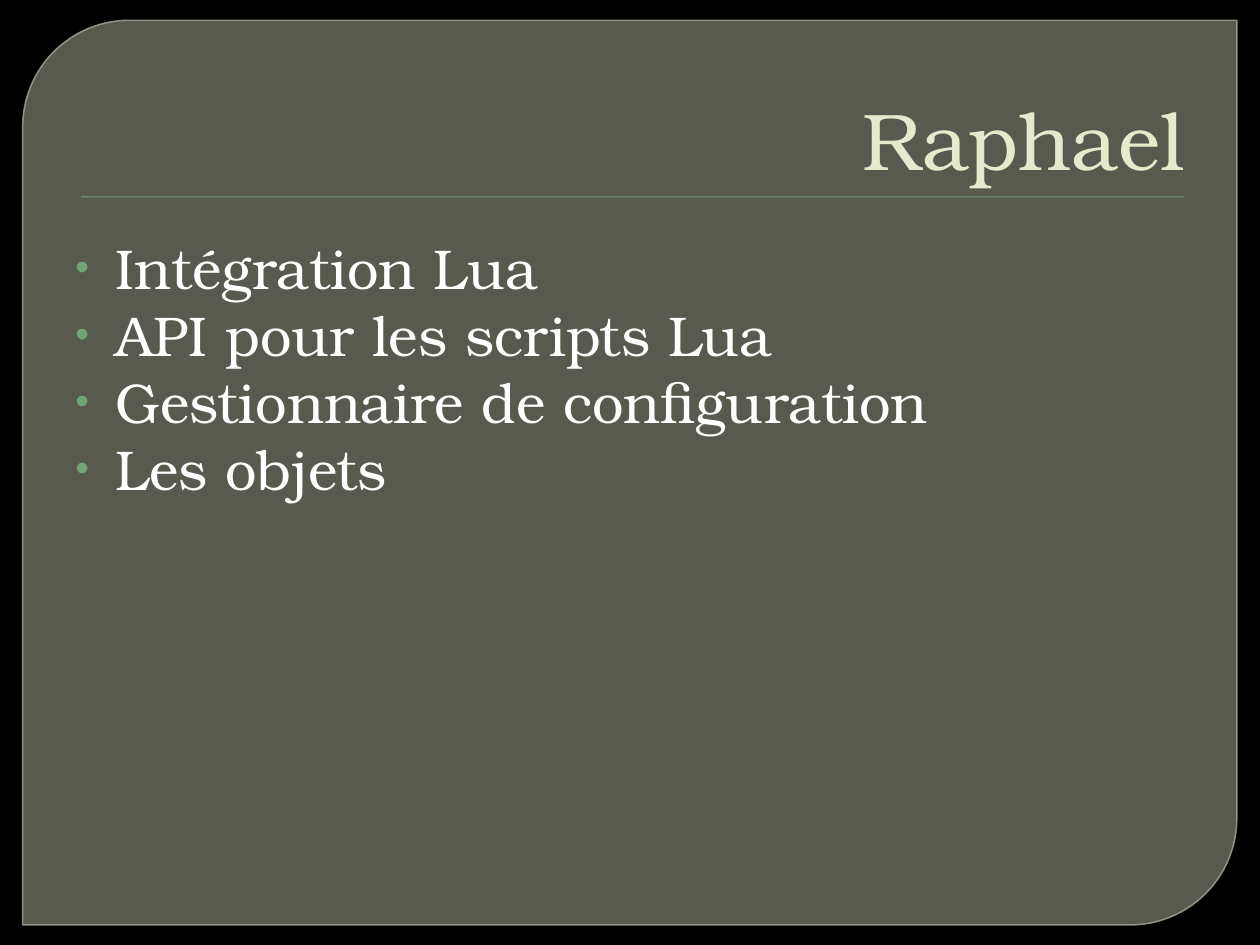
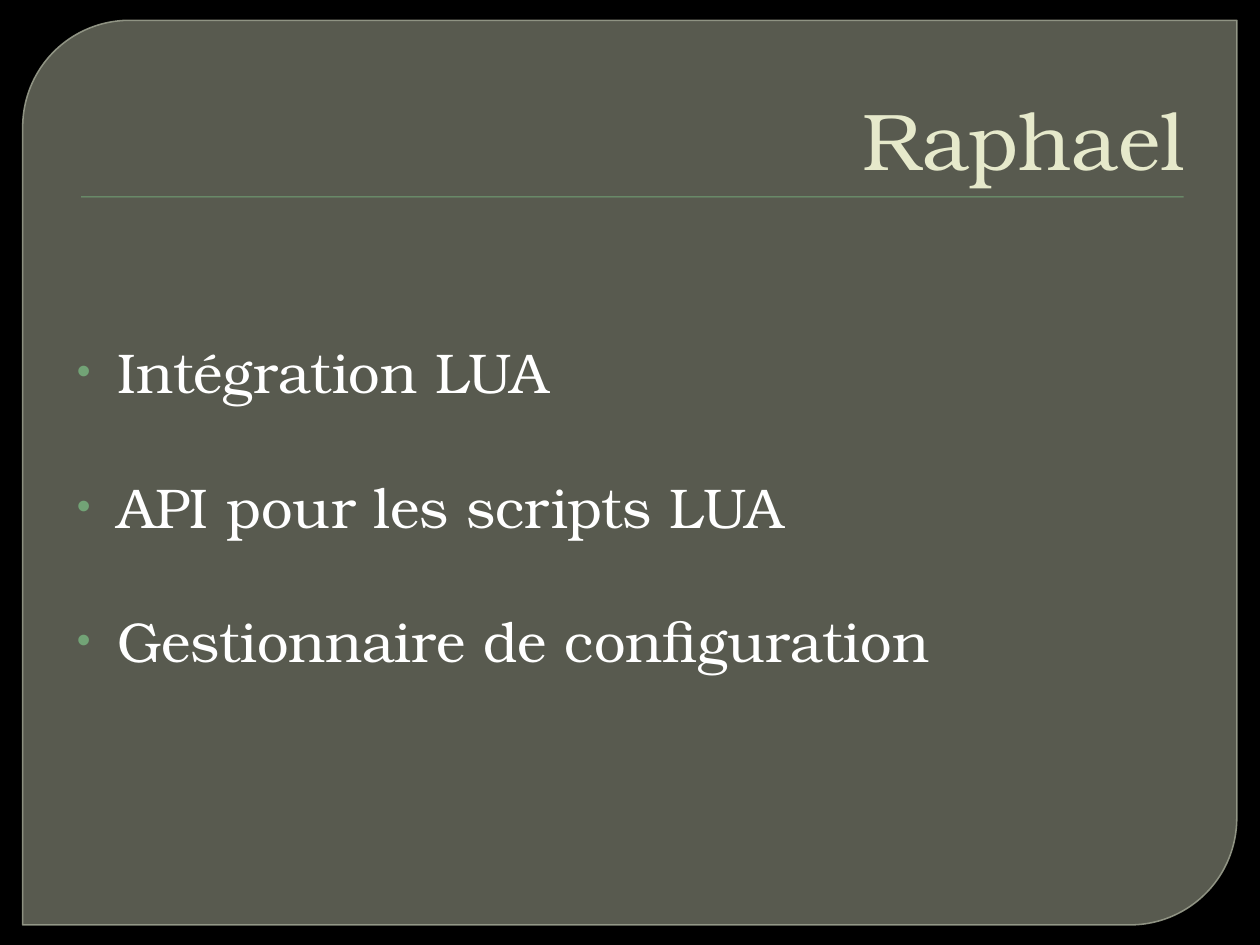
Before and after one commit to Raphy/bomberman, a slide deck: slide 22 of Bomberman - Présentation.pptx. Drawn at 1260x945 pixels with LibreOffice and Linux fonts; fonts in the diff are those of the drawing; background and template pictures are left out. Boxes give left, top, right and bottom in pixels: in the first picture for what was removed or moved away, otherwise in the second. Text is boxed around its words. In the diff, an @@ line names an element or a change of style, - is before the commit and + after.

```diff
--- a/Bomberman - Présentation.pptx
+++ b/Bomberman - Présentation.pptx
@@ text "Intégration LUA": place and size @@
-text "Intégration LUA" at [116, 250, 928, 504]
+text "Intégration LUA" at [117, 354, 929, 676]
@@ text at [117, 354, 784, 541]: text changed @@
-• Intégration Lua
-• API pour les scripts Lua
+• Intégration LUA
+• API pour les scripts LUA
@@ text at [116, 450, 386, 504]: paragraph removed @@
-• Les objets
@@ text at [117, 621, 929, 676]: line spacing 1 to 2 @@
```
Also in this commit, not shown: 1 other slide changed, 5 slides added, 4 slides removed.
